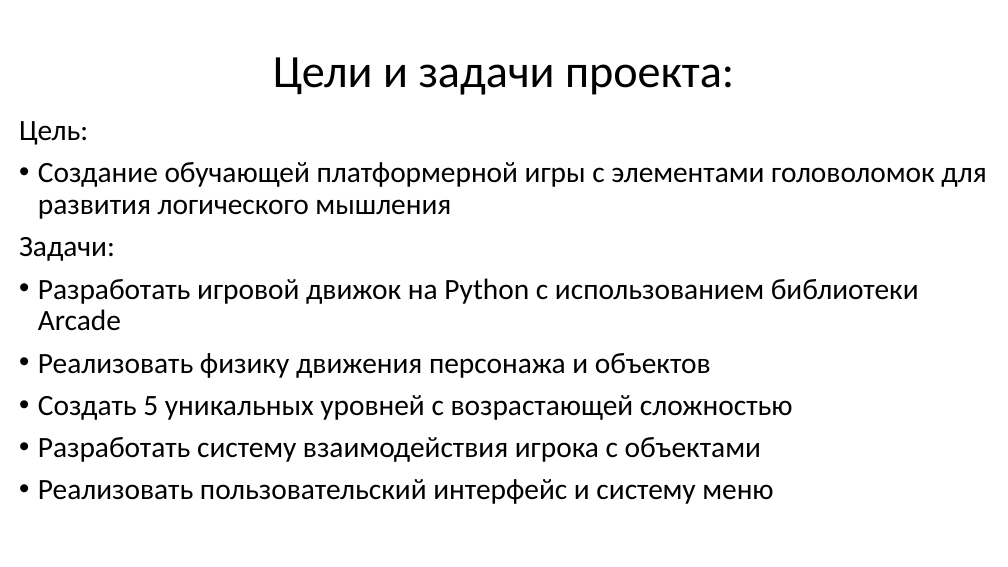
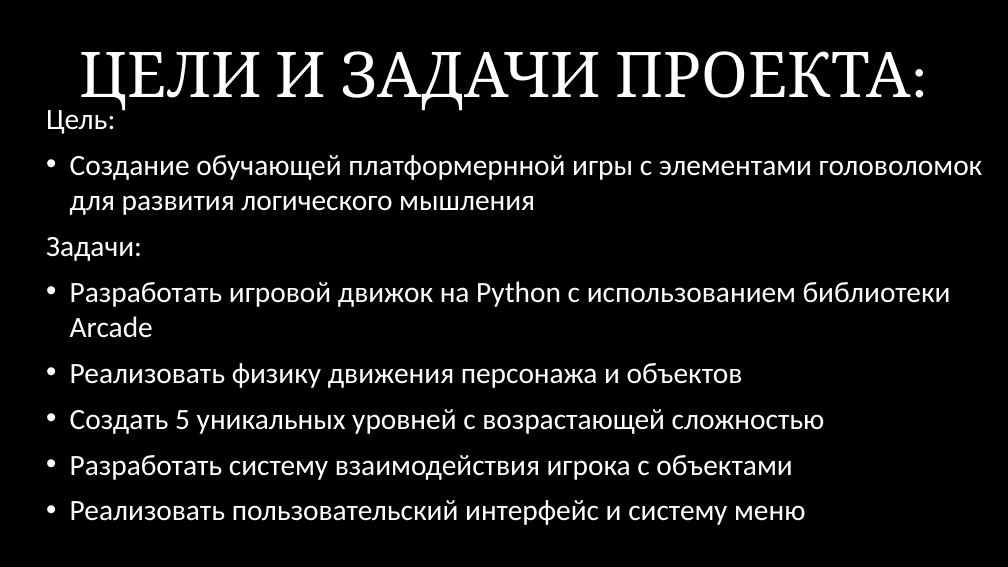
Before and after one commit to msrgoooo/Puzzle_platformer, a slide deck: slide 2 of Платформер с головоломкой.pptx. Drawn at 1008x567 pixels with LibreOffice and Linux fonts; fonts in the diff are those of the drawing; background and template pictures are left out. Boxes give left, top, right and bottom in pixels: in the first picture for what was removed or moved away, otherwise in the second. Text is boxed around its words. In the diff, an @@ line names an element or a change of style, - is before the commit and + after.

```diff
--- a/Платформер с головоломкой.pptx
+++ b/Платформер с головоломкой.pptx
@@ background #FFFFFF to picture (left out) @@
@@ title at (80, 51, 928, 111): text changed; size 44 to 60 pt; font Calibri to Cambria; text colour #000000 to #FFFFFF @@
-Цели и задачи проекта:
+ЦЕЛИ И ЗАДАЧИ ПРОЕКТА:
@@ text "Цель:": place and size @@
-text "Цель:" at (19, 121, 986, 504)
+text "Цель:" at (46, 110, 983, 525)
@@ text "Цель:" at (46, 110, 983, 525): vertical alignment top to middle @@
@@ text at (46, 110, 951, 525): text colour #000000 to #FFFFFF in "Цель:", "Задачи:", "Разработать игровой движок на Python с использованием ...", "Реализовать физику движения персонажа и объектов" and 3 more places; line spacing 0.9 to 1; indent changed @@
@@ text at (70, 155, 983, 215): text changed; text colour #000000 to #FFFFFF @@
-• Создание обучающей платформерной игры с элементами головоломок для развития логического мышления
+• Создание обучающей платформернной игры с элементами головоломок для развития логического мышления
```
Also in this commit, not shown: 5 other slides changed.
